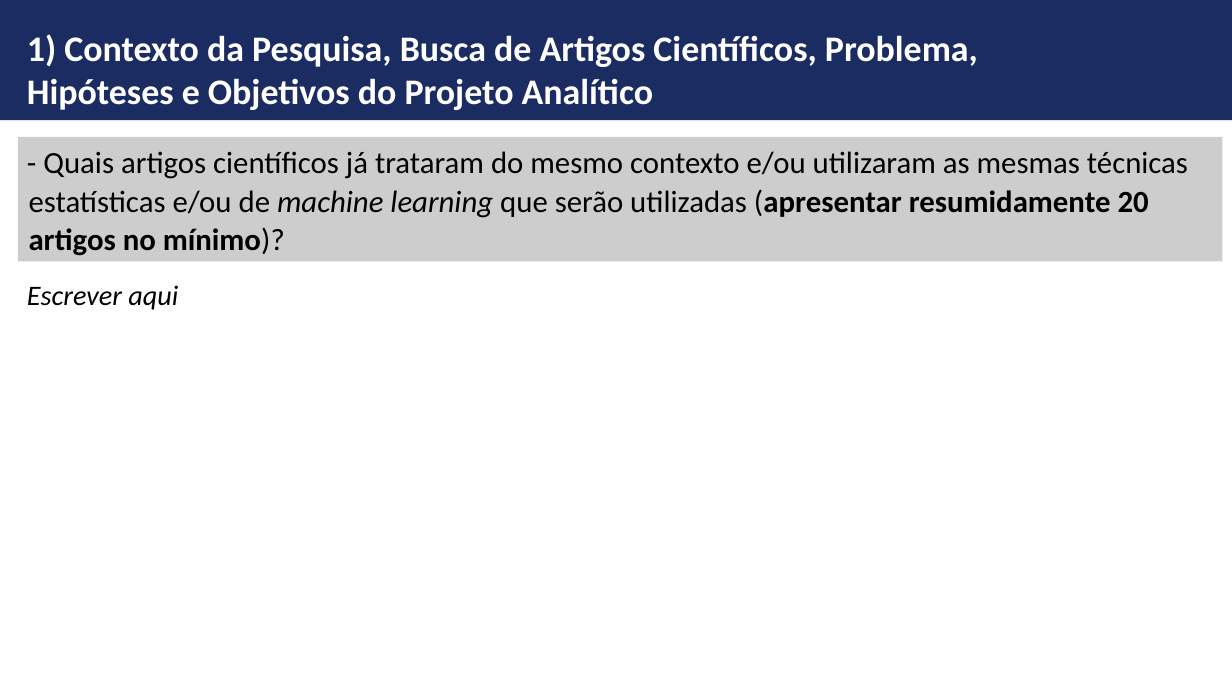
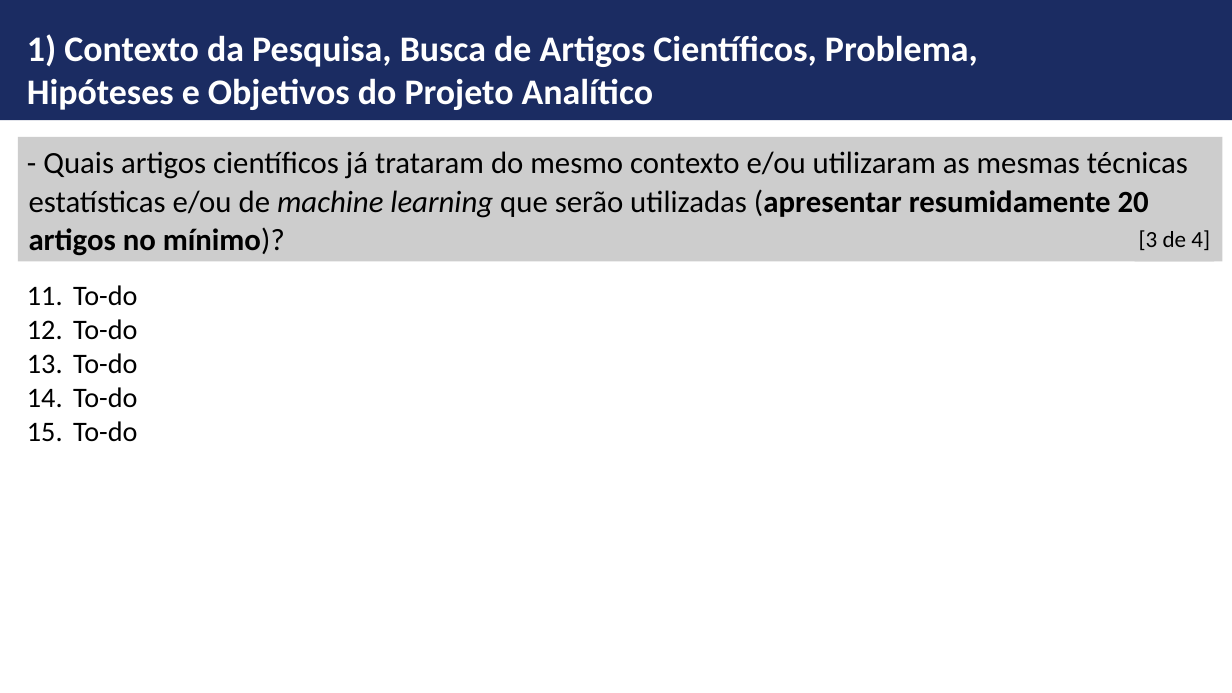
Before and after one commit to ldaniel/Challenges-Requirements-Analytical-Projects, a slide deck: slide 12 of presentation/FGV-MBA - Monografia - Detecção de Máscara Facial.pptx (slide 8 before the commit). Drawn at 1232x693 pixels with LibreOffice and Linux fonts; fonts in the diff are those of the drawing; background and template pictures are left out. Boxes give left, top, right and bottom in pixels: in the first picture for what was removed or moved away, otherwise in the second. Text is boxed around its words. In the diff, an @@ line names an element or a change of style, - is before the commit and + after.

```diff
--- a/presentation/FGV-MBA - Monografia - Detecção de Máscara Facial.pptx
+++ b/presentation/FGV-MBA - Monografia - Detecção de Máscara Facial.pptx
@@ rectangle added at [1135, 214, 1214, 262], fill #CDCDCD, 18 pt, text #000000 @@
+[3 de 4]
@@ text at [73, 285, 137, 442]: text changed; italic off @@
-Escrever aqui
+11. To-do
+12. To-do
+13. To-do
+14. To-do
+15. To-do
```
Also in this commit, not shown: 8 other slides changed, 5 slides added.
